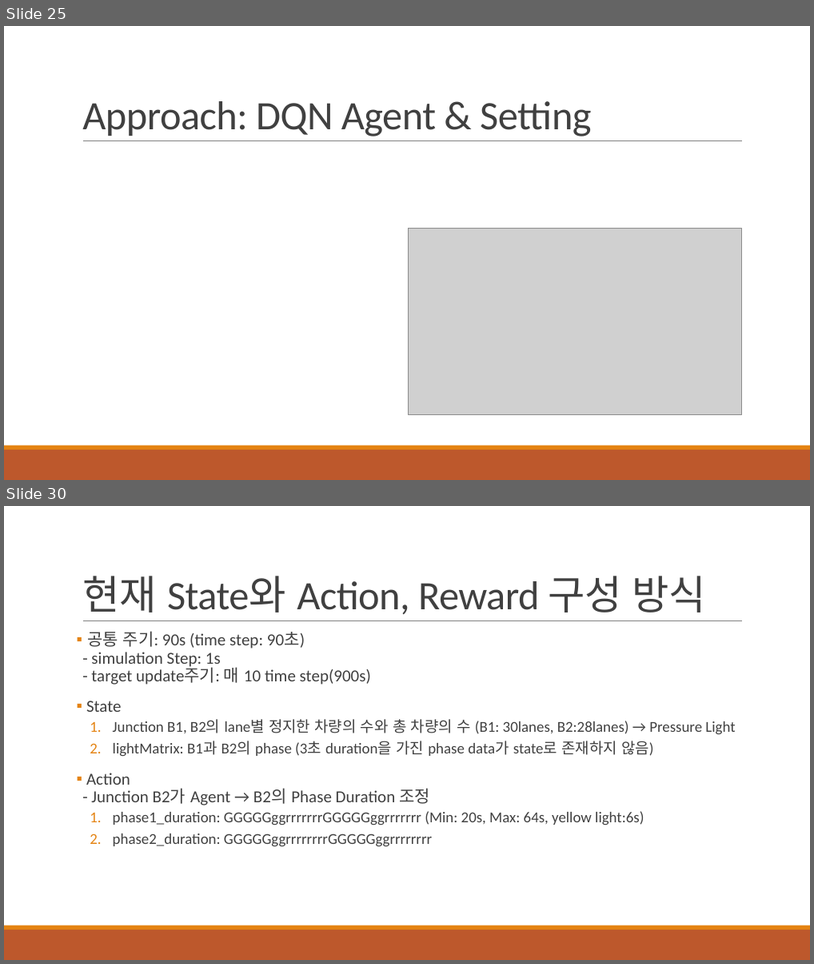
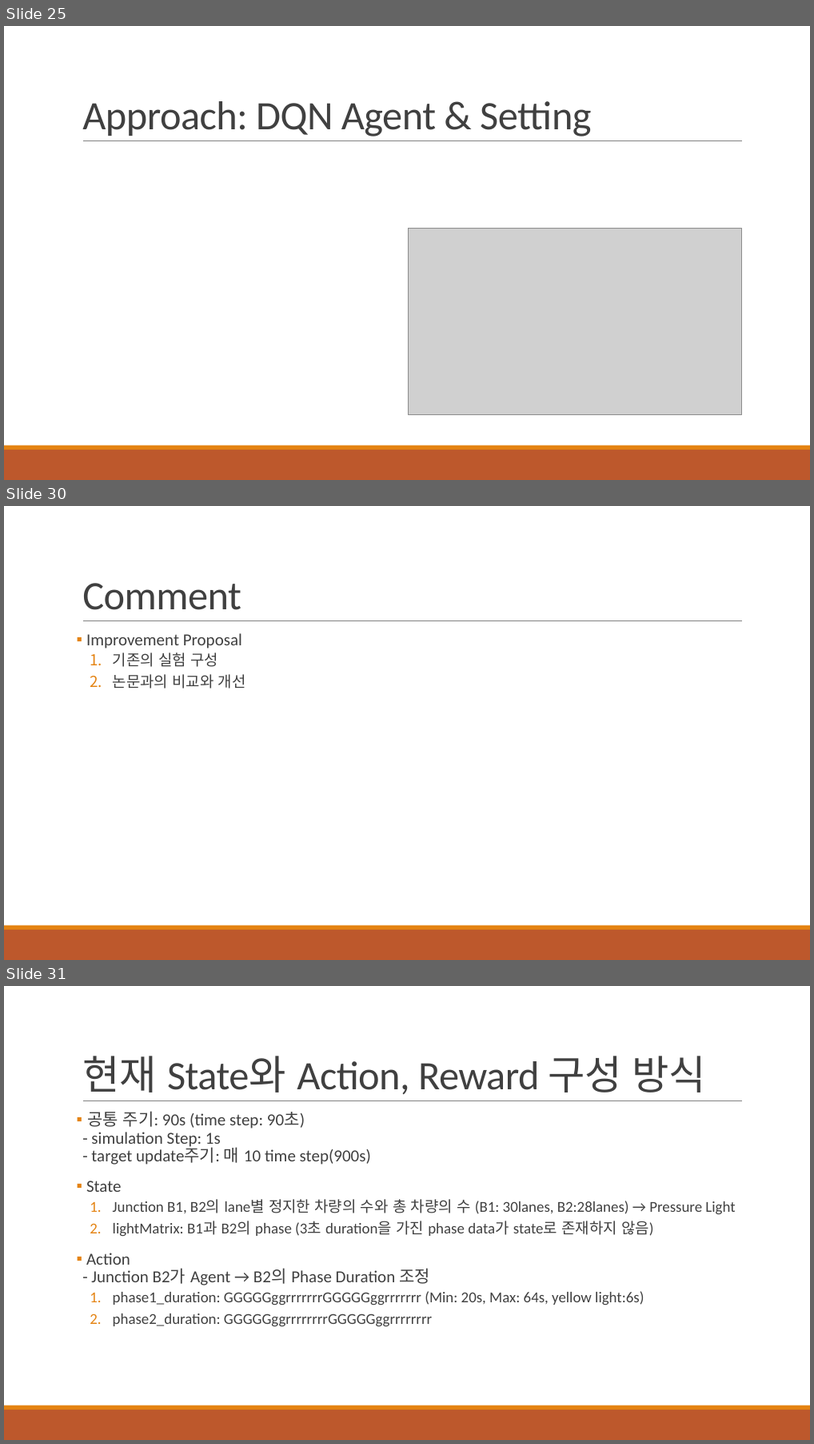
Before and after one commit to 3neutronstar/traffic-optimization_RL, a slide deck: 1st_Seminar(강민수).pptx. Shown one above the other, each under a label of ours: slides 25 and 30 before the commit, slides 25, 30 and 31 after it; the slides between them are not shown. The pictures are 814x964 and 814x1444 pixels, drawn with LibreOffice and Linux fonts; fonts in the diff are those of the drawing; grey boxes stand for pictures. Boxes give left, top, right and bottom in pixels: in the first picture for what was removed or moved away, otherwise in the second. Text is boxed around its words. In the diff, an @@ line names an element or a change of style, - is before the commit and + after.

```diff
--- a/1st_Seminar(강민수).pptx
+++ b/1st_Seminar(강민수).pptx
@@ slide 30 added at (4,506,810,960), background #FFFFFF; not listed: 3 template elements that a slide beside it also shows @@
@@ title added at (82,583,242,610), 48 pt, text #404040 @@
+Comment
@@ text added at (86,633,246,688), 20 pt, text #404040 @@
+▪ Improvement Proposal
+  1. 기존의 실험 구성
+  2. 논문과의 비교와 개선
@@ what was slide 30 is now slide 31 @@
```
Also in this commit, not shown: 7 slides changed, 1 slide removed, 1 other file.
